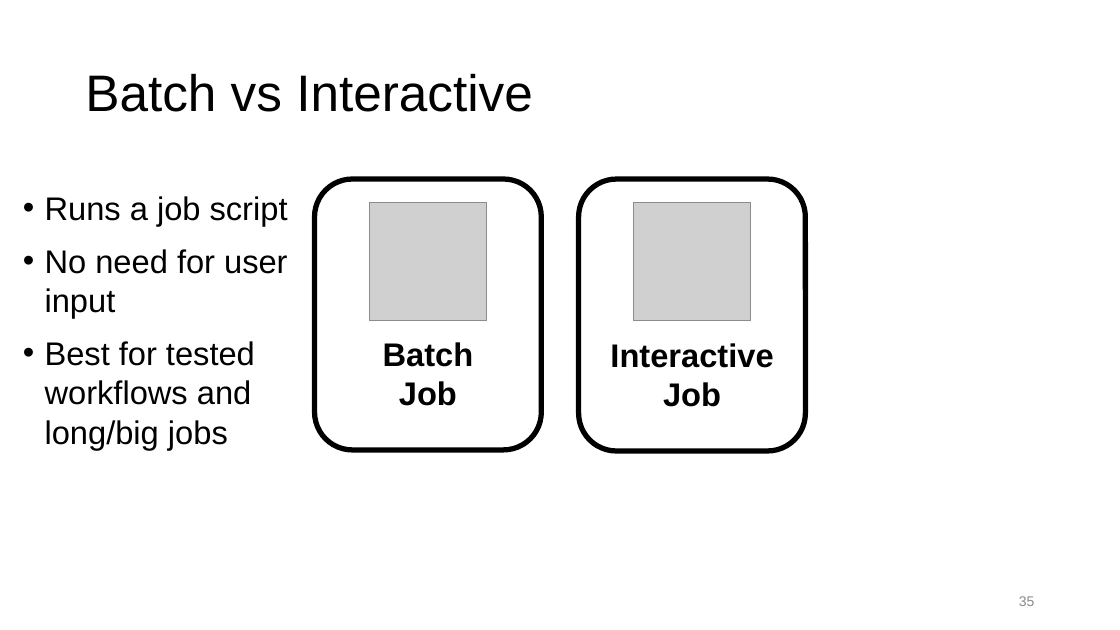
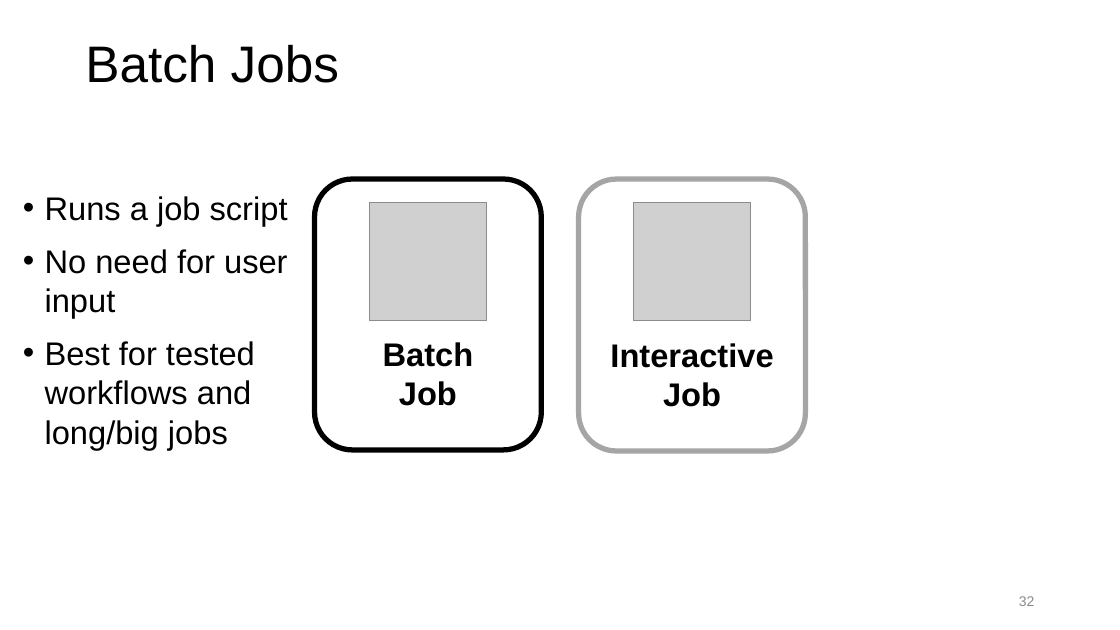
Before and after one commit to ResearchComputing/Getting_Started_With_Research_Computing, a slide deck: slide 32 of Command_Line_And_Job_Scheduling.pptx (slide 35 before the commit). Drawn at 1120x630 pixels with LibreOffice and Linux fonts; fonts in the diff are those of the drawing; grey boxes stand for pictures; background and template pictures are left out. Boxes give left, top, right and bottom in pixels: in the first picture for what was removed or moved away, otherwise in the second. Text is boxed around its words. In the diff, an @@ line names an element or a change of style, - is before the commit and + after.

```diff
--- a/Command_Line_And_Job_Scheduling.pptx
+++ b/Command_Line_And_Job_Scheduling.pptx
@@ title at bbox=[85, 44, 339, 83]: text changed @@
-Batch vs Interactive
+Batch Jobs
@@ rounded rectangle at bbox=[579, 179, 806, 451]: outline #000000 4.5 pt to #A5A5A5 4.5 pt @@
@@ page number at bbox=[1019, 596, 1035, 606]: text changed @@
-35
+32
```
Also in this commit, not shown: 20 other slides changed, 11 slides added, 17 slides removed, 1 other file.
